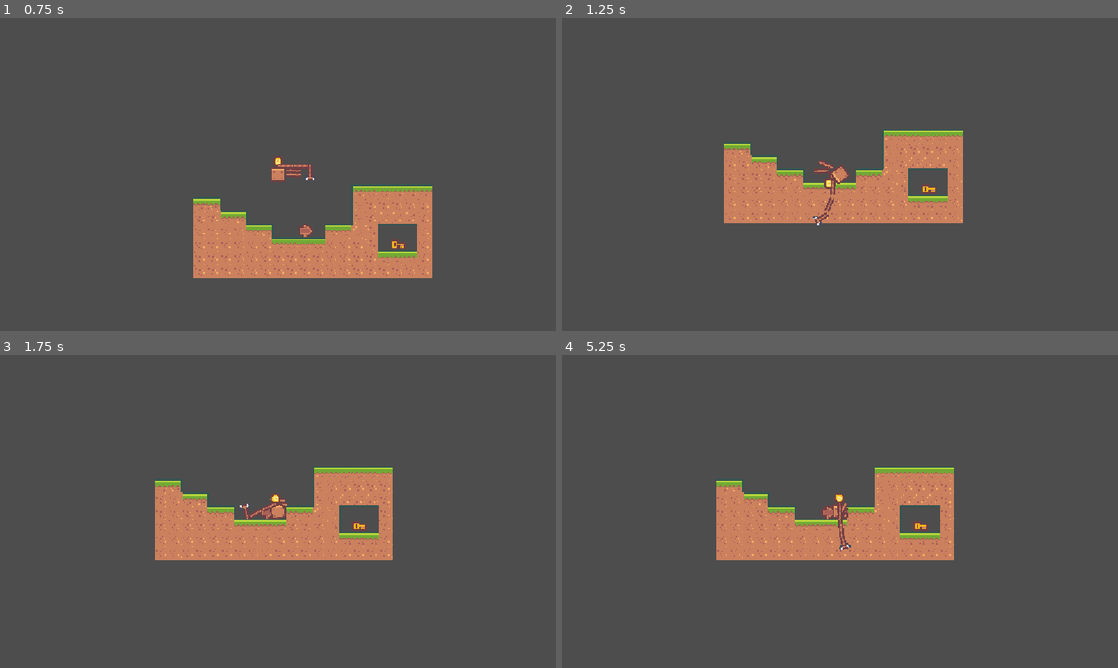
Above: before the commit, frames 1-4 (two rows, left to right).
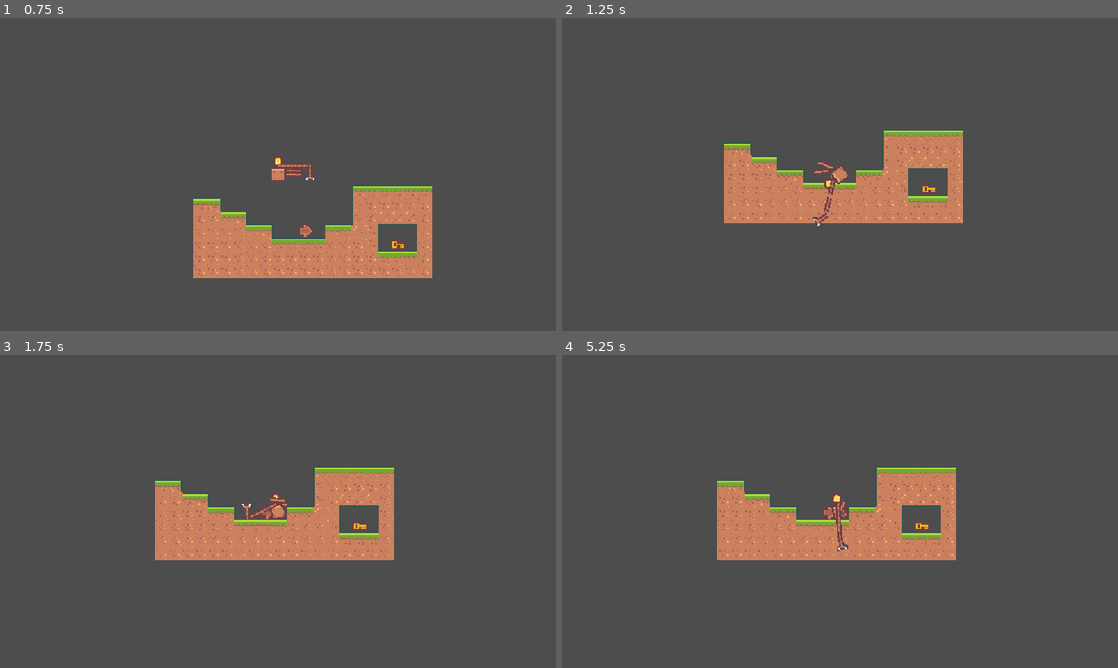
Above: after the commit, the same moments.

Repository: zachary-huber/saskatoonGameJamSeptember2026
Game: Godot game, scene res://scenes/UI/main_menu.tscn
Same seed, same stepped clock (60 frames per second), same inputs: the game is played once before the commit and once after it.
Inputs:
- Up to frame 1 (0.75 s): click "Start run" at 0.5 s
- Up to frame 2 (1.25 s): no input
- Up to frame 3 (1.75 s): hold F (stand up) from 1.28 s (still down); tap Space (jump) at 1.52 s
- Up to frame 4 (5.25 s): tap Space (jump) at 2.27, 3.77, 4.52 s; release F (stand up) at 2.78 s; hold A (move left) 2.78-5.03 s; hold D (move right) from 5.03 s (still down)

Frame 1 is identical in both runs. In frame 2, 0.3% of the frame differs, in the area x 30-72%, y 37-67%; in frame 3, 0.4%; in frame 4, 2.1%, in the area x 27-71%, y 35-66%.

Commit message:
character can flip

Diff:
--- a/scenes/character.tscn
+++ b/scenes/character.tscn
@@ -19,139 +19,238 @@
 
 [node name="Node2D" type="Node2D" unique_id=172420841]
 
-[node name="chest" type="RigidBody2D" parent="." unique_id=1036139043]
+[node name="chair" type="RigidBody2D" parent="." unique_id=1036139043]
 script = ExtResource("1_agfs1")
 
-[node name="CollisionShape3D" type="CollisionShape2D" parent="chest" unique_id=1570196423]
+[node name="CollisionShape3D" type="CollisionShape2D" parent="chair" unique_id=1570196423]
 shape = SubResource("CircleShape2D_lrhn5")
 
-[node name="Sprite2D" type="Sprite2D" parent="chest" unique_id=330801222]
+[node name="Chair" type="Sprite2D" parent="chair" unique_id=330801222]
 texture = ExtResource("2_rkhd4")
 region_enabled = true
 region_rect = Rect2(162, 18, 18, 18)
 
-[node name="Camera2D" type="Camera2D" parent="chest" unique_id=1230208513]
+[node name="Camera2D" type="Camera2D" parent="chair" unique_id=1230208513]
 zoom = Vector2(1.705, 1.705)
 
-[node name="RayCast2D" type="RayCast2D" parent="chest" unique_id=1011756398]
+[node name="RayCast2D" type="RayCast2D" parent="chair" unique_id=1011756398]
 target_position = Vector2(0, 23.815)
 collision_mask = 2
 
-[node name="Timer" type="Timer" parent="chest" unique_id=34291027]
-
-[node name="BodyParts" type="Node2D" parent="chest" unique_id=1418595747]
-
-[node name="leg1" type="RigidBody2D" parent="chest/BodyParts" unique_id=24914464]
+[node name="Timer" type="Timer" parent="chair" unique_id=34291027]
+
+[node name="head" type="RigidBody2D" parent="chair" unique_id=1748865751]
+position = Vector2(0, -16)
+collision_layer = 0
+collision_mask = 0
+mass = 0.001
+
+[node name="HeadSprite" type="Sprite2D" parent="chair/head" unique_id=1274954987]
+texture = ExtResource("2_rkhd4")
+region_enabled = true
+region_rect = Rect2(198, 126, 18, 18)
+
+[node name="CollisionShape2D" type="CollisionShape2D" parent="chair/head" unique_id=1462360551]
+shape = SubResource("CircleShape2D_g4v7s")
+
+[node name="PinJoint2D" type="PinJoint2D" parent="chair/head" unique_id=817435758]
+node_a = NodePath("../..")
+node_b = NodePath("..")
+
+[node name="RightSide" type="Node2D" parent="chair" unique_id=1418595747]
+
+[node name="leg1" type="RigidBody2D" parent="chair/RightSide" unique_id=24914464]
 position = Vector2(10, -3)
 collision_layer = 0
 collision_mask = 0
 mass = 0.001
 
-[node name="Sprite2D" type="Sprite2D" parent="chest/BodyParts/leg1" unique_id=560784739]
+[node name="Sprite2D" type="Sprite2D" parent="chair/RightSide/leg1" unique_id=560784739]
 position = Vector2(9, 8)
 texture = ExtResource("2_rkhd4")
 region_enabled = true
 region_rect = Rect2(342, 90, 18, 18)
 
-[node name="PinJoint2D" type="PinJoint2D" parent="chest/BodyParts/leg1" unique_id=1584458527]
-node_a = NodePath("../../..")
-node_b = NodePath("..")
-
-[node name="CollisionShape2D" type="CollisionShape2D" parent="chest/BodyParts/leg1" unique_id=1864600458]
+[node name="PinJoint2D" type="PinJoint2D" parent="chair/RightSide/leg1" unique_id=1584458527]
+node_a = NodePath("../../..")
+node_b = NodePath("..")
+
+[node name="CollisionShape2D" type="CollisionShape2D" parent="chair/RightSide/leg1" unique_id=1864600458]
 position = Vector2(12, 3.5)
 shape = SubResource("RectangleShape2D_g4v7s")
 
-[node name="leg2" type="RigidBody2D" parent="chest/BodyParts" unique_id=618469843]
+[node name="leg2" type="RigidBody2D" parent="chair/RightSide" unique_id=618469843]
 position = Vector2(10, -8)
 collision_layer = 0
 collision_mask = 0
 mass = 0.001
 
-[node name="Sprite2D" type="Sprite2D" parent="chest/BodyParts/leg2" unique_id=832143394]
+[node name="Sprite2D" type="Sprite2D" parent="chair/RightSide/leg2" unique_id=832143394]
 position = Vector2(9, 8)
 texture = ExtResource("2_rkhd4")
 region_enabled = true
 region_rect = Rect2(342, 90, 18, 18)
 
-[node name="PinJoint2D" type="PinJoint2D" parent="chest/BodyParts/leg2" unique_id=1087923582]
-node_a = NodePath("../../..")
-node_b = NodePath("..")
-
-[node name="CollisionShape2D" type="CollisionShape2D" parent="chest/BodyParts/leg2" unique_id=1038663385]
+[node name="PinJoint2D" type="PinJoint2D" parent="chair/RightSide/leg2" unique_id=1087923582]
+node_a = NodePath("../../..")
+node_b = NodePath("..")
+
+[node name="CollisionShape2D" type="CollisionShape2D" parent="chair/RightSide/leg2" unique_id=1038663385]
 position = Vector2(12, 3.5)
 shape = SubResource("RectangleShape2D_g4v7s")
 
-[node name="head" type="RigidBody2D" parent="chest/BodyParts" unique_id=1748865751]
-position = Vector2(0, -16)
-collision_layer = 0
-collision_mask = 0
-mass = 0.001
-
-[node name="Sprite2D" type="Sprite2D" parent="chest/BodyParts/head" unique_id=1274954987]
-texture = ExtResource("2_rkhd4")
-region_enabled = true
-region_rect = Rect2(198, 126, 18, 18)
-
-[node name="CollisionShape2D" type="CollisionShape2D" parent="chest/BodyParts/head" unique_id=1462360551]
-shape = SubResource("CircleShape2D_g4v7s")
-
-[node name="PinJoint2D" type="PinJoint2D" parent="chest/BodyParts/head" unique_id=817435758]
-node_a = NodePath("../../..")
-node_b = NodePath("..")
-
-[node name="forearm" type="RigidBody2D" parent="chest/BodyParts" unique_id=2136513355]
+[node name="forearm" type="RigidBody2D" parent="chair/RightSide" unique_id=2136513355]
 position = Vector2(9, -10)
 collision_layer = 0
 collision_mask = 0
 mass = 0.001
 
-[node name="Sprite2D" type="Sprite2D" parent="chest/BodyParts/forearm" unique_id=2013781756]
-texture = ExtResource("2_rkhd4")
-region_enabled = true
-region_rect = Rect2(198, 72, 18, 18)
-
-[node name="CollisionShape2D" type="CollisionShape2D" parent="chest/BodyParts/forearm" unique_id=1593489325]
-shape = SubResource("RectangleShape2D_yf5fn")
-
-[node name="PinJoint2D2" type="PinJoint2D" parent="chest/BodyParts/forearm" unique_id=1565645823]
+[node name="Sprite2D" type="Sprite2D" parent="chair/RightSide/forearm" unique_id=2013781756]
+texture = ExtResource("2_rkhd4")
+region_enabled = true
+region_rect = Rect2(198, 72, 18, 18)
+
+[node name="CollisionShape2D" type="CollisionShape2D" parent="chair/RightSide/forearm" unique_id=1593489325]
+shape = SubResource("RectangleShape2D_yf5fn")
+
+[node name="PinJoint2D2" type="PinJoint2D" parent="chair/RightSide/forearm" unique_id=1565645823]
 position = Vector2(-9, 0)
 node_a = NodePath("../../..")
 node_b = NodePath("..")
 
-[node name="arm" type="RigidBody2D" parent="chest/BodyParts" unique_id=1718743685]
+[node name="arm" type="RigidBody2D" parent="chair/RightSide" unique_id=1718743685]
 position = Vector2(29, -10)
 collision_layer = 0
 collision_mask = 0
 mass = 0.001
 
-[node name="Sprite2D" type="Sprite2D" parent="chest/BodyParts/arm" unique_id=288629230]
-texture = ExtResource("2_rkhd4")
-region_enabled = true
-region_rect = Rect2(198, 72, 18, 18)
-
-[node name="CollisionShape2D" type="CollisionShape2D" parent="chest/BodyParts/arm" unique_id=182823891]
-shape = SubResource("RectangleShape2D_yf5fn")
-
-[node name="PinJoint2D2" type="PinJoint2D" parent="chest/BodyParts/arm" unique_id=1474871932]
+[node name="Sprite2D" type="Sprite2D" parent="chair/RightSide/arm" unique_id=288629230]
+texture = ExtResource("2_rkhd4")
+region_enabled = true
+region_rect = Rect2(198, 72, 18, 18)
+
+[node name="CollisionShape2D" type="CollisionShape2D" parent="chair/RightSide/arm" unique_id=182823891]
+shape = SubResource("RectangleShape2D_yf5fn")
+
+[node name="PinJoint2D2" type="PinJoint2D" parent="chair/RightSide/arm" unique_id=1474871932]
 position = Vector2(-10, 0)
 node_a = NodePath("../../forearm")
 node_b = NodePath("..")
 
-[node name="pole" type="RigidBody2D" parent="chest/BodyParts" unique_id=1538412937]
+[node name="pole" type="RigidBody2D" parent="chair/RightSide" unique_id=1538412937]
 position = Vector2(39, -2)
 collision_layer = 0
 collision_mask = 0
 mass = 0.001
 
-[node name="Sprite2D" type="Sprite2D" parent="chest/BodyParts/pole" unique_id=1147433205]
+[node name="Sprite2D" type="Sprite2D" parent="chair/RightSide/pole" unique_id=1147433205]
 texture = ExtResource("2_rkhd4")
 region_enabled = true
 region_rect = Rect2(162, 90, 18, 18)
 
-[node name="CollisionShape2D" type="CollisionShape2D" parent="chest/BodyParts/pole" unique_id=1105183897]
+[node name="CollisionShape2D" type="CollisionShape2D" parent="chair/RightSide/pole" unique_id=1105183897]
 shape = SubResource("RectangleShape2D_rkhd4")
 
-[node name="PinJoint2D" type="PinJoint2D" parent="chest/BodyParts/pole" unique_id=472962506]
+[node name="PinJoint2D" type="PinJoint2D" parent="chair/RightSide/pole" unique_id=472962506]
 position = Vector2(0, -8)
 node_a = NodePath("../../arm")
 node_b = NodePath("..")
+
+[node name="LeftSide" type="Node2D" parent="chair" unique_id=1020212221]
+
+[node name="leg1" type="RigidBody2D" parent="chair/LeftSide" unique_id=296460697]
+position = Vector2(-10, -3)
+collision_layer = 0
+collision_mask = 0
+mass = 0.001
+
+[node name="Sprite2D" type="Sprite2D" parent="chair/LeftSide/leg1" unique_id=682900885]
+position = Vector2(-9, 8)
+texture = ExtResource("2_rkhd4")
+region_enabled = true
+region_rect = Rect2(342, 90, 18, 18)
+
+[node name="PinJoint2D" type="PinJoint2D" parent="chair/LeftSide/leg1" unique_id=1880183454]
+node_a = NodePath("../../..")
+node_b = NodePath("..")
+
+[node name="CollisionShape2D" type="CollisionShape2D" parent="chair/LeftSide/leg1" unique_id=1084931336]
+position = Vector2(-12, 3.5)
+shape = SubResource("RectangleShape2D_g4v7s")
+
+[node name="leg2" type="RigidBody2D" parent="chair/LeftSide" unique_id=1557318631]
+position = Vector2(-10, -8)
+collision_layer = 0
+collision_mask = 0
+mass = 0.001
+
+[node name="Sprite2D" type="Sprite2D" parent="chair/LeftSide/leg2" unique_id=1797354162]
+position = Vector2(-9, 8)
+texture = ExtResource("2_rkhd4")
+region_enabled = true
+region_rect = Rect2(342, 90, 18, 18)
+
+[node name="PinJoint2D" type="PinJoint2D" parent="chair/LeftSide/leg2" unique_id=1264071037]
+node_a = NodePath("../../..")
+node_b = NodePath("..")
+
+[node name="CollisionShape2D" type="CollisionShape2D" parent="chair/LeftSide/leg2" unique_id=2049758888]
+position = Vector2(-12, 3.5)
+shape = SubResource("RectangleShape2D_g4v7s")
+
+[node name="forearm" type="RigidBody2D" parent="chair/LeftSide" unique_id=1677111014]
+position = Vector2(-9, -10)
+collision_layer = 0
+collision_mask = 0
+mass = 0.001
+
+[node name="Sprite2D" type="Sprite2D" parent="chair/LeftSide/forearm" unique_id=1524216793]
+texture = ExtResource("2_rkhd4")
+region_enabled = true
+region_rect = Rect2(198, 72, 18, 18)
+
+[node name="CollisionShape2D" type="CollisionShape2D" parent="chair/LeftSide/forearm" unique_id=1012919916]
+shape = SubResource("RectangleShape2D_yf5fn")
+
+[node name="PinJoint2D2" type="PinJoint2D" parent="chair/LeftSide/forearm" unique_id=37064401]
+position = Vector2(9, 0)
+node_a = NodePath("../../..")
+node_b = NodePath("..")
+
+[node name="arm" type="RigidBody2D" parent="chair/LeftSide" unique_id=1255744075]
+position = Vector2(-29, -10)
+collision_layer = 0
+collision_mask = 0
+mass = 0.001
+
+[node name="Sprite2D" type="Sprite2D" parent="chair/LeftSide/arm" unique_id=1445423849]
+texture = ExtResource("2_rkhd4")
+region_enabled = true
+region_rect = Rect2(198, 72, 18, 18)
+
+[node name="CollisionShape2D" type="CollisionShape2D" parent="chair/LeftSide/arm" unique_id=42386941]
+shape = SubResource("RectangleShape2D_yf5fn")
+
+[node name="PinJoint2D2" type="PinJoint2D" parent="chair/LeftSide/arm" unique_id=706122717]
+position = Vector2(10, 0)
+node_a = NodePath("../../forearm")
+node_b = NodePath("..")
+
+[node name="pole" type="RigidBody2D" parent="chair/LeftSide" unique_id=479020893]
+position = Vector2(-39, -2)
+collision_layer = 0
+collision_mask = 0
+mass = 0.001
+
+[node name="Sprite2D" type="Sprite2D" parent="chair/LeftSide/pole" unique_id=418408753]
+texture = ExtResource("2_rkhd4")
+region_enabled = true
+region_rect = Rect2(162, 90, 18, 18)
+
+[node name="CollisionShape2D" type="CollisionShape2D" parent="chair/LeftSide/pole" unique_id=1289187246]
+shape = SubResource("RectangleShape2D_rkhd4")
+
+[node name="PinJoint2D" type="PinJoint2D" parent="chair/LeftSide/pole" unique_id=283563607]
+position = Vector2(0, -8)
+node_a = NodePath("../../arm")
+node_b = NodePath("..")
--- a/src/Player.gd
+++ b/src/Player.gd
@@ -5,8 +5,13 @@
 
 @onready var ray_cast_2d: RayCast2D = $RayCast2D
 @onready var timer: Timer = $Timer
-@onready var sprite_2d: Sprite2D = $Sprite2D
+@onready var chair: Sprite2D = $Chair
+@onready var head_sprite: Sprite2D = $head/HeadSprite
+@onready var right_side: Node2D = $RightSide
+@onready var left_side: Node2D = $LeftSide
 
+func _ready() -> void:
+	left_side.visible = false
 
 func _input(event: InputEvent) -> void:
 	if event.is_action_pressed("jump") and standing:
@@ -33,10 +38,8 @@
 	if standing:
 		if direction < 0:
 			flip_left()
-			sprite_2d.flip_h = true
 		elif direction > 0:
 			flip_right()
-			sprite_2d.flip_h = false
 		global_position = lerp(global_position,ray_cast_2d.get_collision_point() + Vector2(direction * 10, -10), 0.1)
 		rotation = lerp(rotation, 0.0, 0.1)
 		if ray_cast_2d.is_colliding() == false:
@@ -57,7 +60,13 @@
 	freeze = true
 
 func flip_left() -> void:
-	pass
+	chair.flip_h = true
+	head_sprite.flip_h = true
+	right_side.visible = false
+	left_side.visible = true
 
 func flip_right() -> void:
-	pass
+	chair.flip_h = false
+	head_sprite.flip_h = false
+	right_side.visible = true
+	left_side.visible = false
Not shown: 1 places in scenes/character.tscn that only renumber resources
